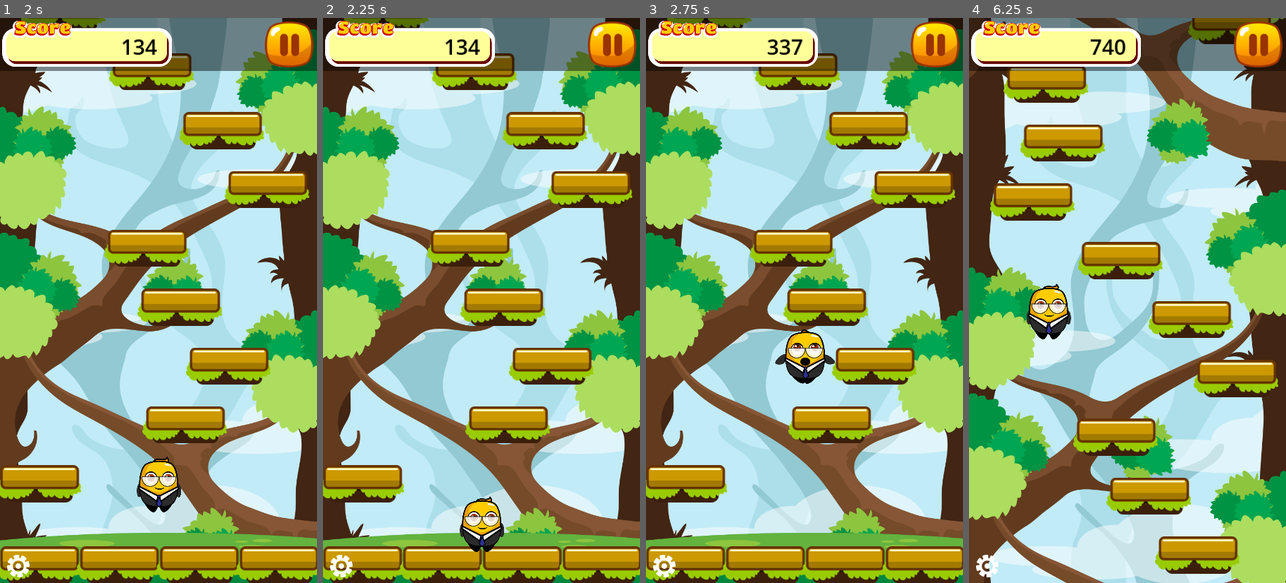
Above: before the commit, frames 1-4 (left to right).
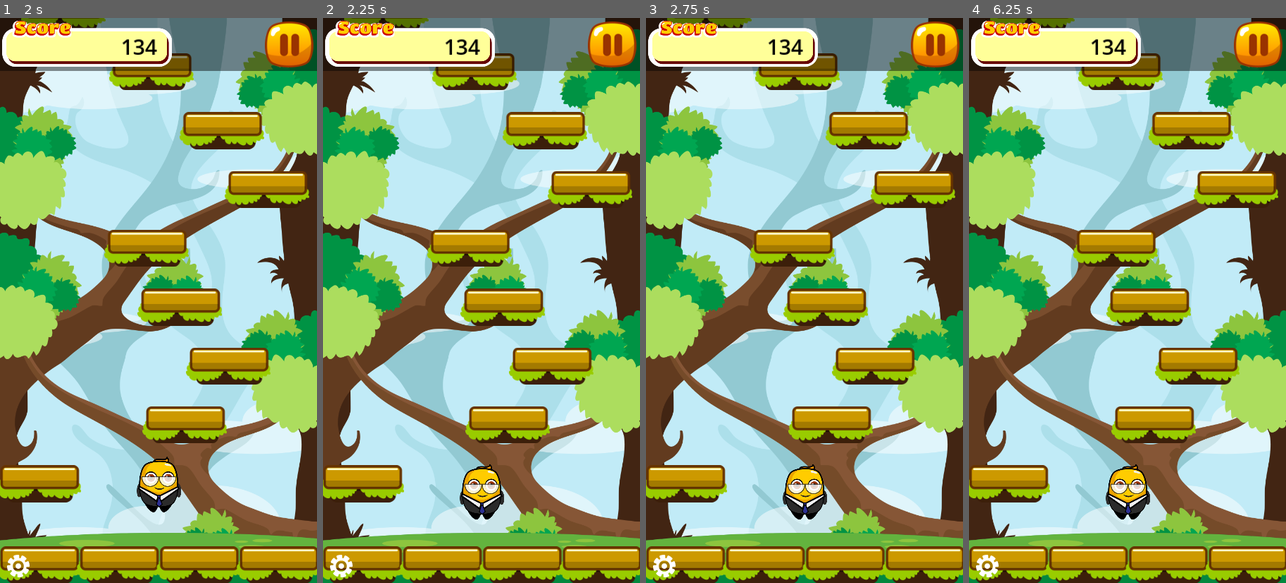
Above: after the commit, the same moments.

Repository: BlurryGames/JumperJam
Game: Godot game, scene res://scenes/main.tscn
The game is run twice, just before and just after one commit, with the same random seed, the same clock (stepped at 60 frames per second) and the same inputs.
Inputs (mouse positions are in pixels of both pictures, inside the frame that each line leads up to):
- Up to frame 1 (2 s): hold D (MoveRight) 0.53-1.25 s; click (158, 396) at 1.25 s
- Up to frame 2 (2.25 s): click (611, 46) at 2 s
- Up to frame 3 (2.75 s): no input
- Up to frame 4 (6.25 s): hold A (MoveLeft) 2.78-3.53 s; hold D (MoveRight) 3.53-5.03 s; hold A (MoveLeft) from 5.03 s (still down)

Frame 1 is identical in both runs. In frame 2, 1.7% of the frame differs, in the area x 43-58%, y 79-95%; in frame 3, 2.2%; in frame 4, 73%, in the area x 0-100%, y 0-100%.

Commit message:
Section5: Putting It All Together / Lesson10: Pausing The Game

Diff:
--- a/Scripts/Game.gd
+++ b/Scripts/Game.gd
@@ -1,6 +1,7 @@
 class_name Game extends Node2D
 
 signal playerDied(score: int, hightScore: int)
+signal pauseGame
 
 @onready var levelGenerator: LevelGenerator = $LevelGenerator
 @onready var groundSprite: Sprite2D = $GroundSprite
@@ -39,6 +40,7 @@
 
 	hud.visible = false
 	hud.setScore(0)
+	hud.pauseGame.connect(_on_hud_pause_game)
 	groundSprite.visible = false
 
 	loadScore()
@@ -125,3 +127,6 @@
 		file.close()
 	else:
 		highScore = 0
+
+func _on_hud_pause_game()-> void:
+	pauseGame.emit()
--- a/Scripts/HUD.gd
+++ b/Scripts/HUD.gd
@@ -1,4 +1,6 @@
 class_name HUD extends Control
+
+signal pauseGame
 
 @onready var topBar: Control = $TopBar
 @onready var topBarBackground: ColorRect = $TopBarBackground
@@ -27,7 +29,8 @@
 		UtilityPtr.addLogMessage("Top bar position: " + str(topBar.position))
 
 func _on_pause_button_pressed()-> void:
-	pass
+	get_tree().set_pause(not get_tree().is_paused())
+	pauseGame.emit()
 
 func setScore(newScore: int)-> void:
 	scoreLabel.text = str(newScore)
--- a/Scripts/Main.gd
+++ b/Scripts/Main.gd
@@ -8,6 +8,7 @@
 	screens.deleteLevel.connect(_on_screen_delete_level)
 
 	game.playerDied.connect(_on_game_player_died)
+	game.pauseGame.connect(_on_game_pause_game)
 
 func _on_game_player_died(score: int, hightScore: int)-> void:
 	await get_tree().create_timer(0.75).timeout
@@ -18,3 +19,6 @@
 
 func _on_screen_delete_level()-> void:
 	game.resetGame()
+
+func _on_game_pause_game()-> void:
+	get_tree().set_pause(true)
--- a/scenes/hud.tscn
+++ b/scenes/hud.tscn
@@ -9,6 +9,7 @@
 font_color = Color(0, 0, 0, 1)
 
 [node name="HUD" type="Control"]
+process_mode = 3
 layout_mode = 3
 anchors_preset = 15
 anchor_right = 1.0
